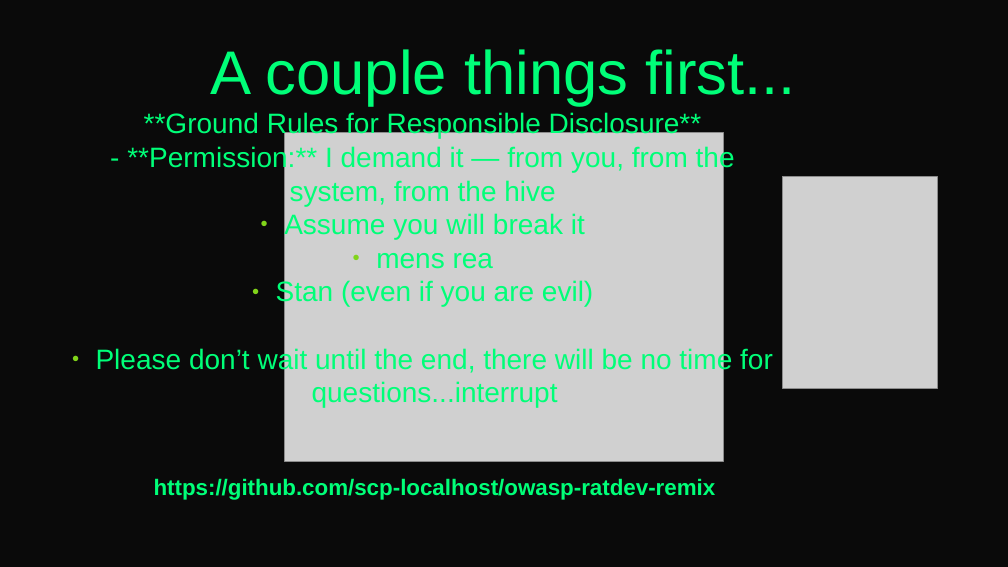
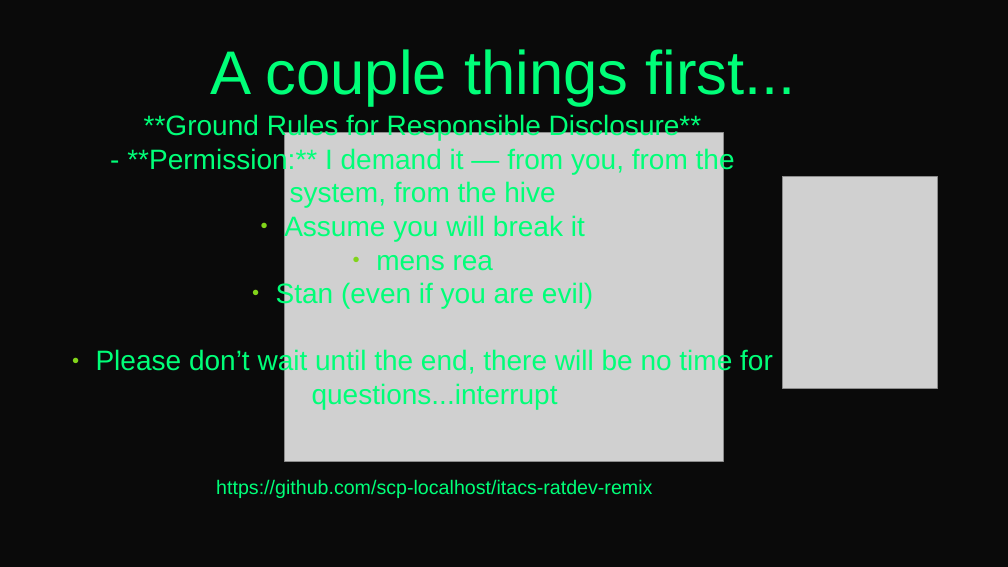
Before and after one commit to scp-localhost/itacs-ratdev-remix, a slide deck: slide 1 of RatDev_OWASP_GRC.pptx. Drawn at 1008x567 pixels with LibreOffice and Linux fonts; fonts in the diff are those of the drawing; grey boxes stand for pictures. Boxes give left, top, right and bottom in pixels: in the first picture for what was removed or moved away, otherwise in the second. Text is boxed around its words. In the diff, an @@ line names an element or a change of style, - is before the commit and + after.

```diff
--- a/RatDev_OWASP_GRC.pptx
+++ b/RatDev_OWASP_GRC.pptx
@@ subtitle at bbox=[96, 349, 773, 498]: text changed @@
-● Please don’t wait until the end, there will be no time for questions...interrupt
-  https://github.com/scp-localhost/owasp-ratdev-remix
+● Please don’t wait until the end, there will be no time for questions...interrupt
+  https://github.com/scp-localhost/itacs-ratdev-remix
```
